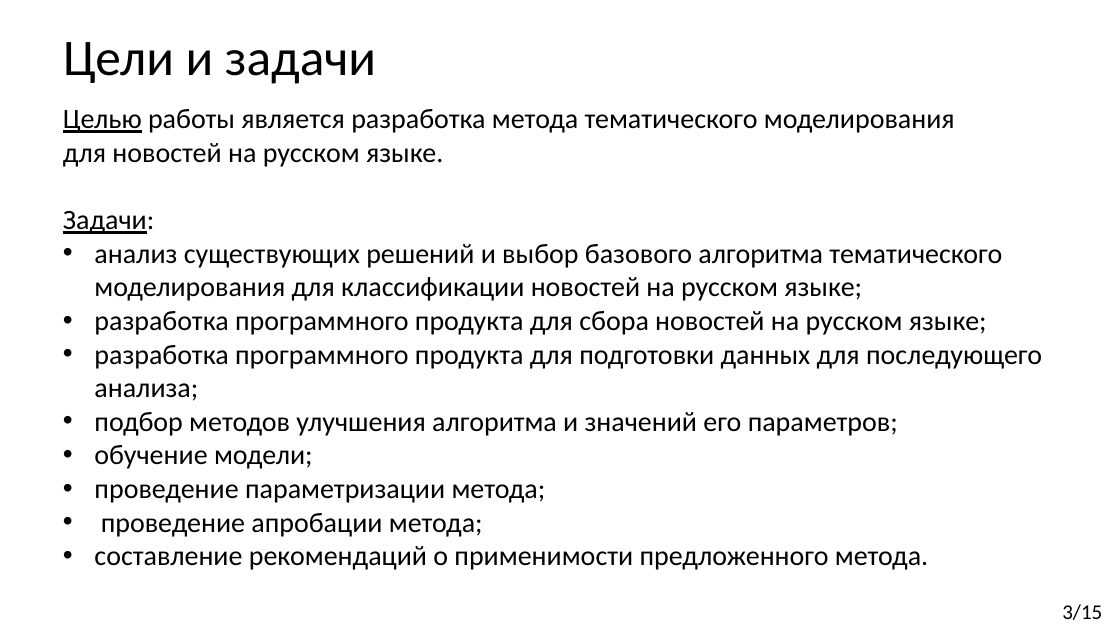
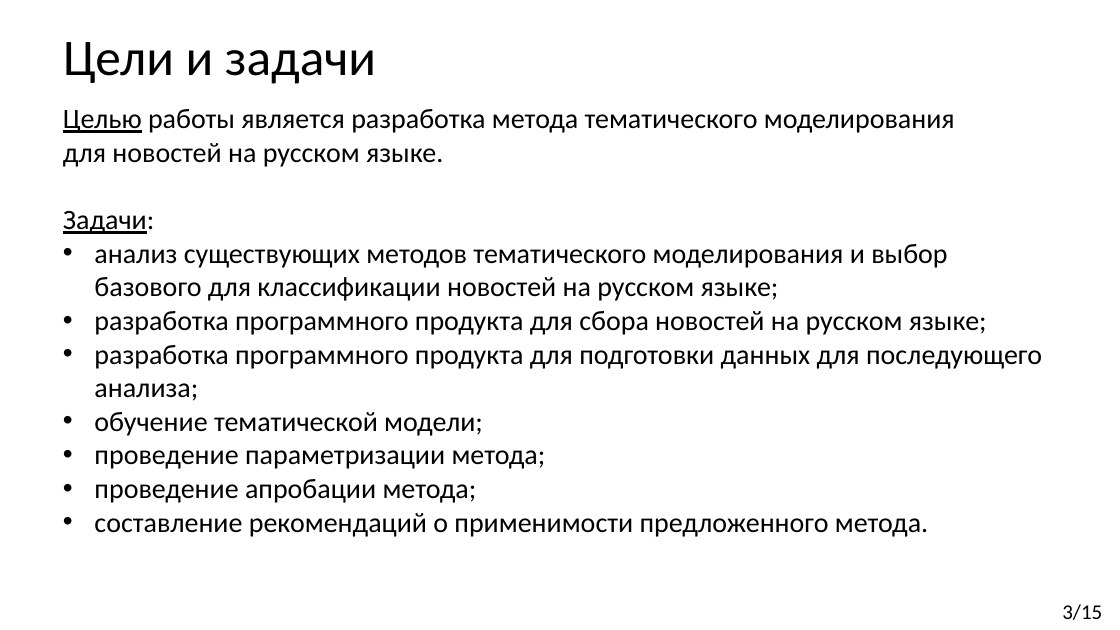
Before and after one commit to Kirmark/bachelor-qualification-work, a slide deck: slide 3 of presentation/presentation.pptx. Drawn at 1120x630 pixels with LibreOffice and Linux fonts; fonts in the diff are those of the drawing. Boxes give left, top, right and bottom in pixels: in the first picture for what was removed or moved away, otherwise in the second. Text is boxed around its words. In the diff, an @@ line names an element or a change of style, - is before the commit and + after.

```diff
--- a/presentation/presentation.pptx
+++ b/presentation/presentation.pptx
@@ text at box(94, 244, 947, 301): text changed @@
-• анализ существующих решений и выбор базового алгоритма тематического моделирования для классификации новостей на русском языке;
+• анализ существующих методов тематического моделирования и выбор базового для классификации новостей на русском языке;
@@ text at box(94, 412, 483, 436): text changed @@
-• подбор методов улучшения алгоритма и значений его параметров;
-• обучение модели;
+• обучение тематической модели;
```
Also in this commit, not shown: 8 other slides changed, 4 slides added, 4 slides removed, 5 other files.
